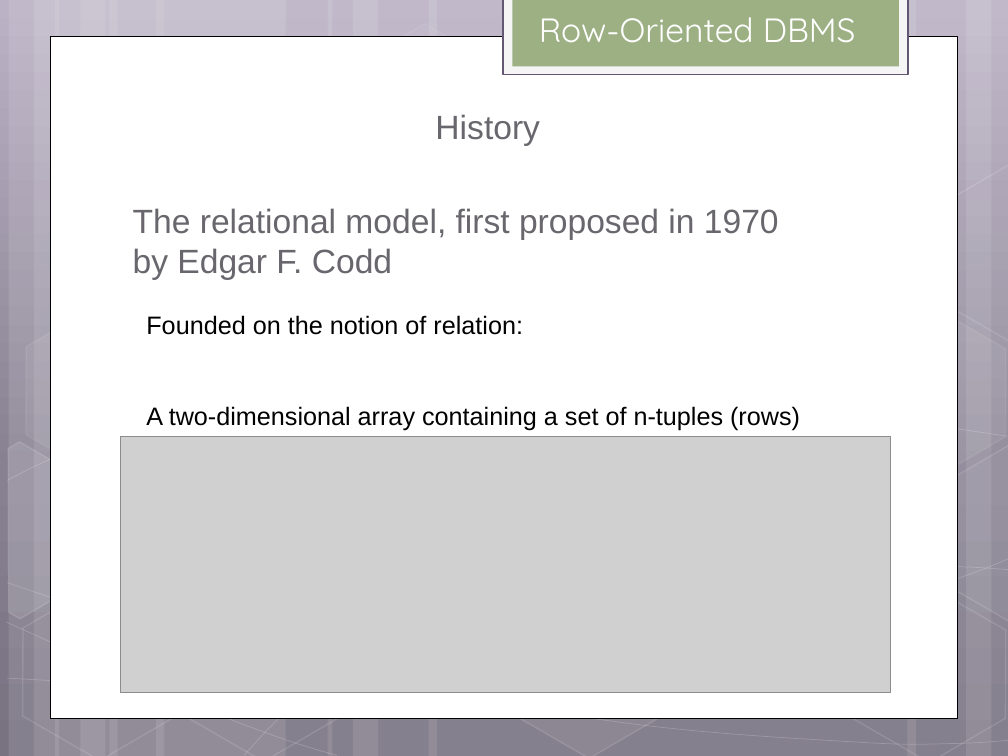
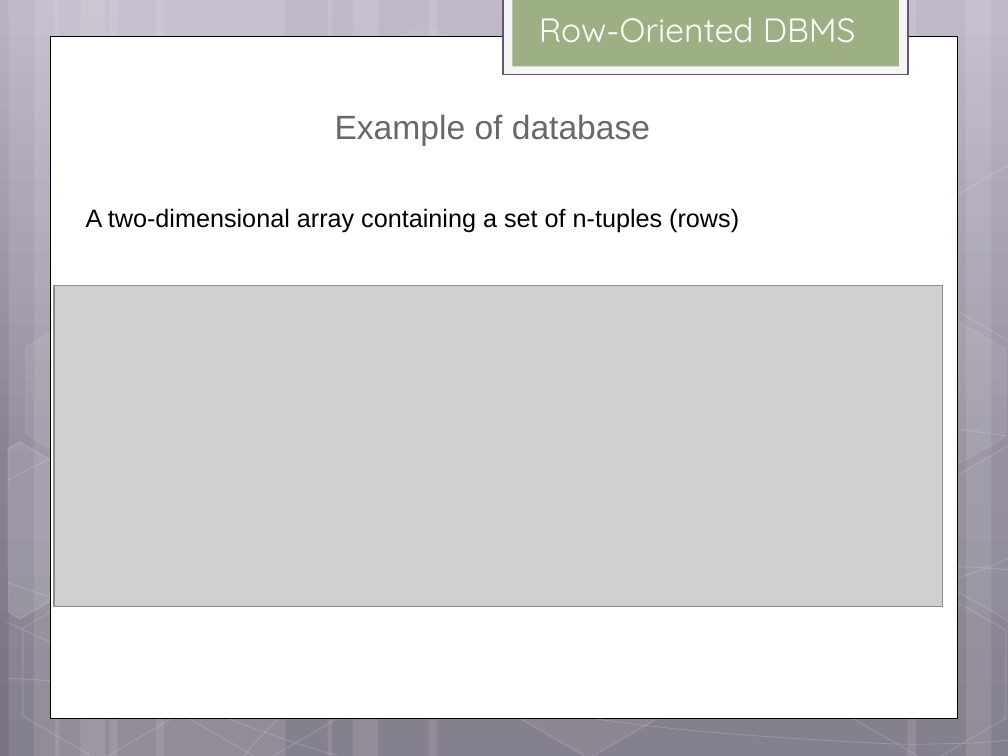
Before and after one commit to helpcat/bigdataworkshop2, a slide deck: slide 10 of slides/MonetDB workshop.pptx (slide 8 before the commit). Drawn at 1008x756 pixels with LibreOffice and Linux fonts; fonts in the diff are those of the drawing; grey boxes stand for pictures. Boxes give left, top, right and bottom in pixels: in the first picture for what was removed or moved away, otherwise in the second. Text is boxed around its words. In the diff, an @@ line names an element or a change of style, - is before the commit and + after.

```diff
--- a/slides/MonetDB workshop.pptx
+++ b/slides/MonetDB workshop.pptx
@@ text at <box>335,114,650,146</box>: text changed @@
-History
-The relational model, first proposed in 1970 by Edgar F. Codd
+Example of database
@@ text "A two-dimensional array containing a ...": place and size @@
-text "A two-dimensional array containing a ..." at <box>146,315,800,430</box>
+text "A two-dimensional array containing a ..." at <box>86,208,739,233</box>
@@ picture: place and size @@
-picture at <box>121,436,891,692</box>
+picture at <box>54,285,943,606</box>
@@ text at <box>146,315,523,335</box>: paragraph removed @@
-Founded on the notion of relation:
```
Also in this commit, not shown: 22 other slides changed, 7 slides added, 1 slide removed.
